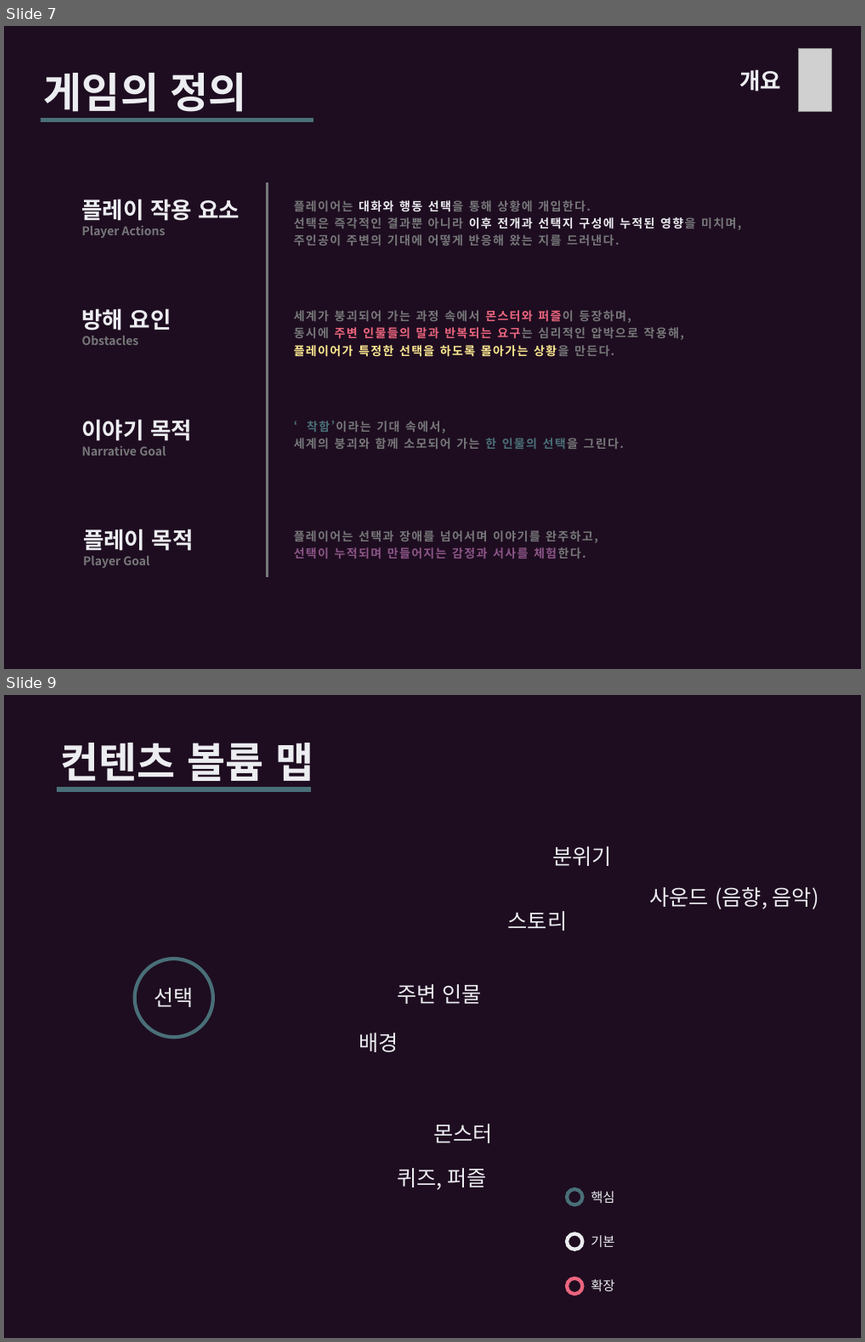
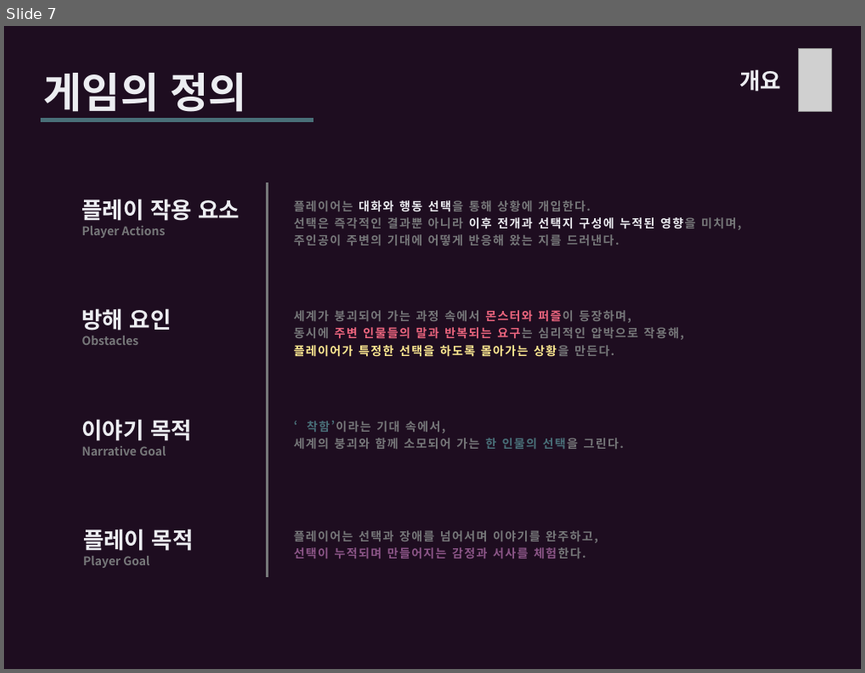
Before and after one commit to ysooj/Gihoek, a slide deck: reference_copying.pptx. Shown one above the other, each under a label of ours: slides 7 and 9 before the commit, slide 7 after it; the slides between them are not shown. The pictures are 865x1342 and 865x673 pixels, drawn with LibreOffice and Linux fonts; fonts in the diff are those of the drawing; grey boxes stand for pictures. Boxes give left, top, right and bottom in pixels: in the first picture for what was removed or moved away, otherwise in the second. Text is boxed around its words. In the diff, an @@ line names an element or a change of style, - is before the commit and + after.

Commit message:
[과제](1.22) 인물관계도 진행 중

```diff
--- a/reference_copying.pptx
+++ b/reference_copying.pptx
@@ slide 9 removed at bbox=[4, 695, 861, 1338], background #1E0D20 @@
@@ text removed at bbox=[60, 743, 313, 788] @@
-컨텐츠 볼륨 맵
@@ line removed from (56, 789) to (311, 789) @@
@@ text removed at bbox=[552, 846, 612, 866] @@
-분위기
@@ text removed at bbox=[650, 887, 819, 909] @@
-사운드 (음향, 음악)
@@ text removed at bbox=[508, 911, 568, 930] @@
-스토리
@@ ellipse removed at bbox=[135, 959, 213, 1037] @@
@@ text removed at bbox=[154, 987, 194, 1007] @@
-선택
@@ text removed at bbox=[397, 984, 482, 1004] @@
-주변 인물
@@ text removed at bbox=[358, 1032, 398, 1052] @@
-배경
@@ text removed at bbox=[433, 1123, 493, 1143] @@
-몬스터
@@ text removed at bbox=[397, 1168, 486, 1190] @@
-퀴즈, 퍼즐
@@ ellipse removed at bbox=[567, 1189, 582, 1204] @@
@@ text removed at bbox=[590, 1191, 614, 1202] @@
-핵심
@@ ellipse removed at bbox=[567, 1233, 582, 1248] @@
@@ text removed at bbox=[590, 1235, 614, 1247] @@
-기본
@@ ellipse removed at bbox=[567, 1277, 582, 1293] @@
@@ text removed at bbox=[590, 1279, 614, 1291] @@
-확장
```
Also in this commit, not shown: 1 slide changed, 1 slide added, 5 other files.
